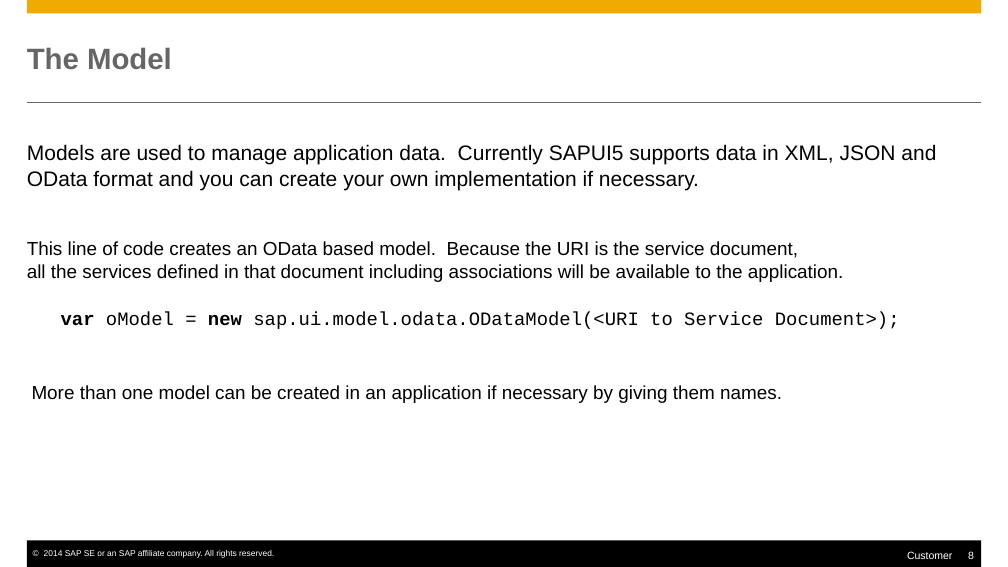
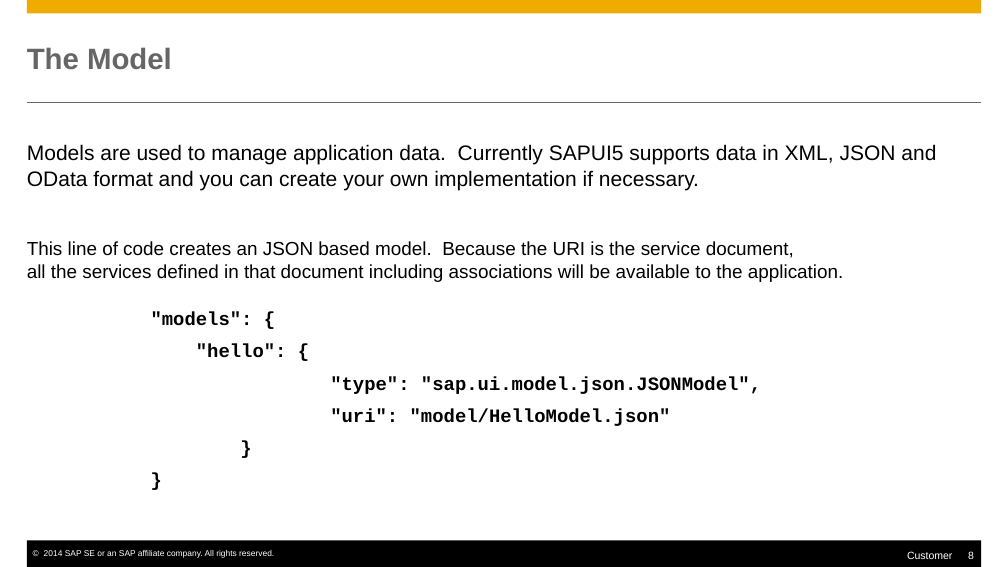
Before and after one commit to rosshigh/UI5, a slide deck: slide 8 of Notes/SAPUI5.pptx. Drawn at 1008x567 pixels with LibreOffice and Linux fonts; fonts in the diff are those of the drawing; background and template pictures are left out. Boxes give left, top, right and bottom in pixels: in the first picture for what was removed or moved away, otherwise in the second. Text is boxed around its words. In the diff, an @@ line names an element or a change of style, - is before the commit and + after.

```diff
--- a/Notes/SAPUI5.pptx
+++ b/Notes/SAPUI5.pptx
@@ text at bbox=[27, 241, 844, 282]: text changed @@
-This line of code creates an OData based model. Because the URI is the service document,
-all the services defined in that document including associations will be available to the application.
+This line of code creates an JSON based model. Because the URI is the service document,
+all the services defined in that document including associations will be available to the application.
@@ text at bbox=[151, 312, 761, 426]: text changed; bold on @@
-var oModel = new sap.ui.model.odata.ODataModel(<URI to Service Document>);
+"models": {
+"hello": {
+"type": "sap.ui.model.json.JSONModel",
+"uri": "model/HelloModel.json"
+}
+}
@@ text removed at bbox=[32, 385, 782, 403] @@
-More than one model can be created in an application if necessary by giving them names.
```
Also in this commit, not shown: 7 other slides changed, 1 slide added, 2 slides removed, 24 other files.
